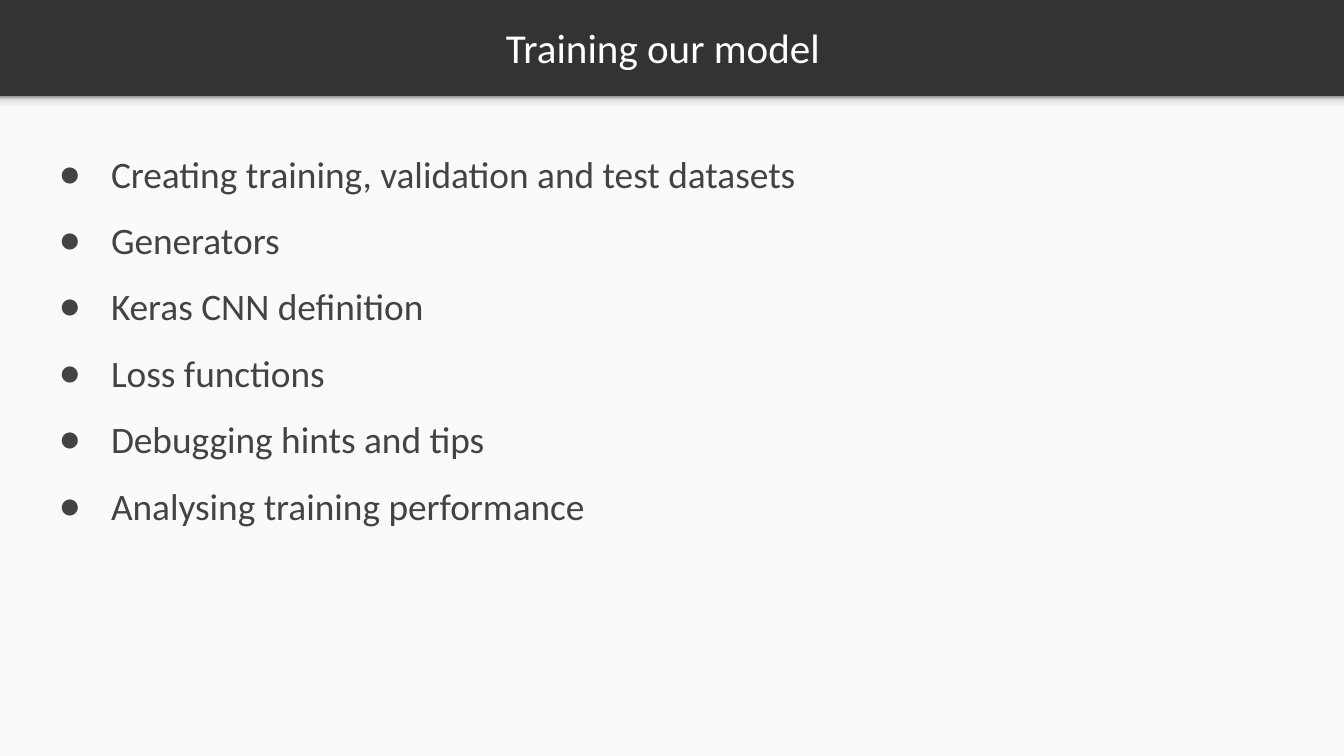
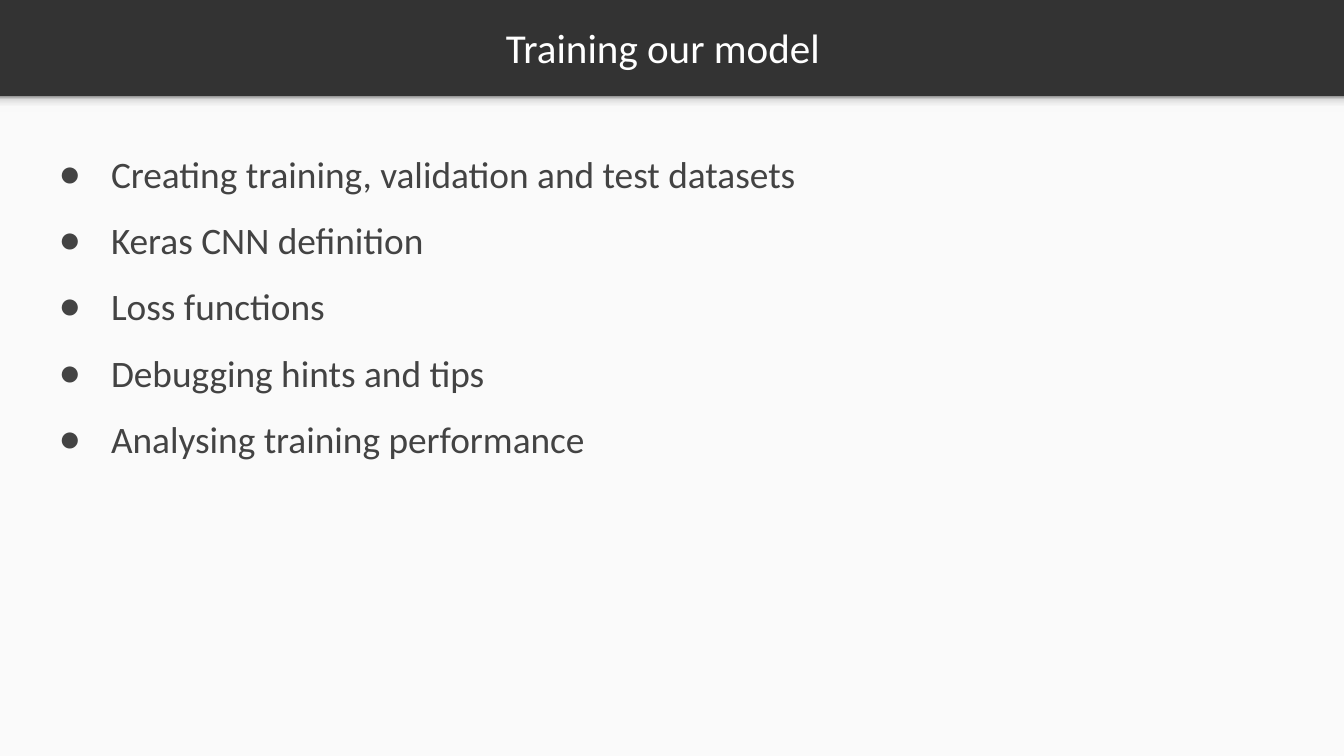
Before and after one commit to markstrefford/1.-Learning-Python-AI-by-Example, a slide deck: slide 14 of 4. Predicting the steering angle of a car/Slides/4.1.pptx. Drawn at 1344x756 pixels with LibreOffice and Linux fonts; fonts in the diff are those of the drawing. Boxes give left, top, right and bottom in pixels: in the first picture for what was removed or moved away, otherwise in the second. Text is boxed around its words. In the diff, an @@ line names an element or a change of style, - is before the commit and + after.

```diff
--- a/4. Predicting the steering angle of a car/Slides/4.1.pptx
+++ b/4. Predicting the steering angle of a car/Slides/4.1.pptx
@@ text at <box>111,230,280,255</box>: paragraph removed @@
-● Generators
```
Also in this commit, not shown: 5 other slides changed, 2 slides added, 2 other files.
